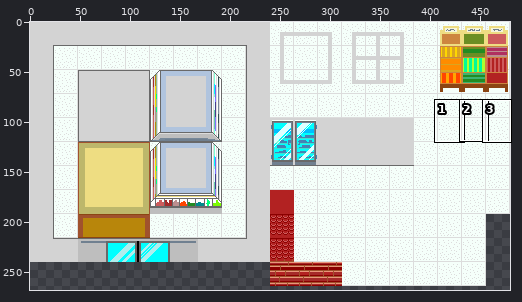
A sprite sheet gets an edit: assets/map.png. Above, an overview of the earlier version with the close-up marked.
Close-up. Before:
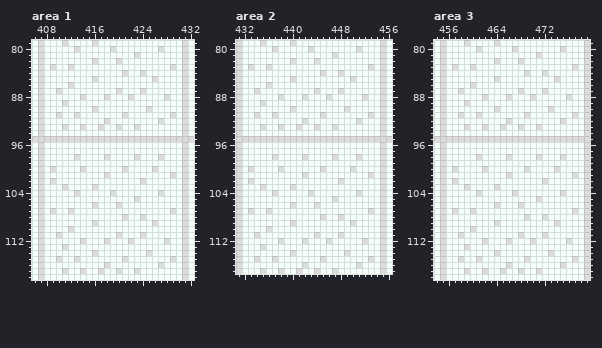
The file is 480x480 pixels. Colours within 5 levels of each other are drawn and written as one. Shown: area 1: x 406..432, y 79..118; area 2: x 431..456, y 79..117; area 3: x 454..479, y 79..118. The wide view leaves out empty margins. The commit also changed other parts of the picture, which this record leaves out.
The result:
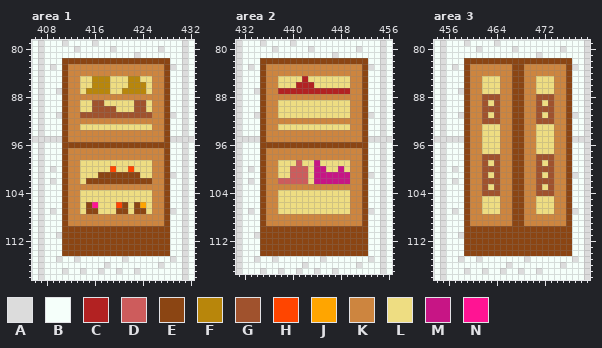
Palette (. is transparent): A #dcdcdc  B #f5fffa  C #b22222  D #cd5c5c  E #8b4513  F #b8860b  G #a0522d  H #ff4500  J #ffa500  K #cd853f  L #eedd82  M #c71585  N #ff1493
Edits made:
Area 1:
y 82: x 411..428 BBBBBABBBABBBBBBBB -> EEEEEEEEEEEEEEEEEE
y 83: x 411..428 BABBBBBBBBBBBBBBBB -> EKKKKKKKKKKKKKKKKE
y 84: x 411..428 BBBBBBBBBBABBABBBB -> EKKKKKKKKKKKKKKKKE
y 85: x 411..428 BBBBBABBBBBBBBBABB -> EKKLLFFFLLLFFLLKKE
y 86: x 411..428 BABBBBBBBBBBBBBBBB -> EKKLLFFFLLLFFFLKKE
y 87: x 411..428 BBBBBBBBBABBBABBBB -> EKKLFFFFLLFFFFLKKE
y 88: x 411..428 BBBABBBABBBABBBBBA -> EKKKKKKKKKKKKKKKKE
y 89: x 411..428 ABBBBBBBBBBBBBBBBB -> EKKLLGGLLLLLGGLKKE
y 90: x 411..428 BBBBBABBBBBBBBABBB -> EKKLLGGGGLLLGGLKKE
y 91: x 411..428 BBABBBBBBBABBBBBBB -> EKKGGGGGGGGGGGGKKE
y 92: x 411..428 BBBBBBBABBBBBBBBAB -> EKKKKKKKKKKKKKKKKE
y 93: x 411..428 ABBABBABBABBABBBBB -> EKKLLLLLLLLLLLLKKE
y 94: x 411..428 BBBBBBBBBBBBBBBBBB -> EKKKKKKKKKKKKKKKKE
y 95: x 411..428 AAAAAAAAAAAAAAAAAA -> EKKKKKKKKKKKKKKKKE
y 96: x 411..428 BBBBBBBBBBBBBBBBBB -> EEEEEEEEEEEEEEEEEE
y 97: x 411..428 BBBBBBBBBBBBBBBBBB -> EKKKKKKKKKKKKKKKKE
y 98: x 411..428 BBABBBBABBBBABBBAB -> EKKKKKKKKKKKKKKKKE
y 99: x 411..428 BBBBBBBBBBBBBBBBBB -> EKKLLLLLLLLLLLLKKE
y 100: x 411..428 BBBABBBBBBABBBBABB -> EKKLLLLLHLLHLLLKKE
y 101: x 411..428 BBBBBBBABBBBBBBBBB -> EKKLLLEEEEEEELLKKE
y 102: x 411..428 BBBBBBBBBBBBBABBBB -> EKKLEEEEEEEEEEEKKE
y 103: x 411..428 ABBBBABBBBBBBBBBBB -> EKKKKKKKKKKKKKKKKE
y 104: x 411..428 BBABBBBBABBBBBBBAB -> EKKLLLLLLLLLLLLKKE
y 105: x 411..428 BBBBBBBBBBBBABBBBB -> EKKLLLLLLLLLLLLKKE
y 106: x 411..428 BBBBBABBBABBBBBBBB -> EKKLENLLLHELEJLKKE
y 107: x 411..428 BABBBBBBBBBBBBBBBB -> EKKLEELLLEELEELKKE
y 108: x 411..428 BBBBBBBBBBABBABBBB -> EKKKKKKKKKKKKKKKKE
y 109: x 411..428 BBBBBABBBBBBBBBABB -> EKKKKKKKKKKKKKKKKE
y 110: x 411..428 BABBBBBBBBBBBBBBBB -> EEEEEEEEEEEEEEEEEE
y 111: x 411..428 BBBBBBBBBABBBABBBB -> EEEEEEEEEEEEEEEEEE
y 112: x 411..428 BBBABBBABBBABBBBBA -> EEEEEEEEEEEEEEEEEE
y 113: x 411..428 ABBBBBBBBBBBBBBBBB -> EEEEEEEEEEEEEEEEEE
y 114: x 411..428 BBBBBABBBBBBBBABBB -> EEEEEEEEEEEEEEEEEE
Area 2:
y 82: x 435..452 BBBBBABBBABBBBBBBB -> EEEEEEEEEEEEEEEEEE
y 83: x 435..452 BABBBBBBBBBBBBBBBB -> EKKKKKKKKKKKKKKKKE
y 84: x 435..452 BBBBBBBBBBABBABBBB -> EKKKKKKKKKKKKKKKKE
y 85: x 435..452 BBBBBABBBBBBBBBABB -> EKKLLLLCLLLLLLLKKE
y 86: x 435..452 BABBBBBBBBBBBBBBBB -> EKKLLLCCCLLLLLLKKE
y 87: x 435..452 BBBBBBBBBABBBABBBB -> EKKCCCCCCCCCCCCKKE
y 88: x 435..452 BBBABBBABBBABBBBBA -> EKKKKKKKKKKKKKKKKE
y 89: x 435..452 ABBBBBBBBBBBBBBBBB -> EKKLLLLLLLLLLLLKKE
y 90: x 435..452 BBBBBABBBBBBBBABBB -> EKKLLLLLLLLLLLLKKE
y 91: x 435..452 BBABBBBBBBABBBBBBB -> EKKLLLLLLLLLLLLKKE
y 92: x 435..452 BBBBBBBABBBBBBBBAB -> EKKKKKKKKKKKKKKKKE
y 93: x 435..452 ABBABBABBABBABBBBB -> EKKLLLLLLLLLLLLKKE
y 94: x 435..452 BBBBBBBBBBBBBBBBBB -> EKKKKKKKKKKKKKKKKE
y 95: x 435..452 AAAAAAAAAAAAAAAAAA -> EKKKKKKKKKKKKKKKKE
y 96: x 435..452 BBBBBBBBBBBBBBBBBB -> EEEEEEEEEEEEEEEEEE
y 97: x 435..452 BBBBBBBBBBBBBBBBBB -> EKKKKKKKKKKKKKKKKE
y 98: x 435..452 BBABBBBABBBBABBBAB -> EKKKKKKKKKKKKKKKKE
y 99: x 435..452 BBBBBBBBBBBBBBBBBB -> EKKLLLDLLMLLLLLKKE
y 100: x 435..452 BBBABBBBBBABBBBABB -> EKKLLDDDLMMLLMLKKE
y 101: x 435..452 BBBBBBBABBBBBBBBBB -> EKKLLDDDLMMMMMMKKE
y 102: x 435..452 BBBBBBBBBBBBBABBBB -> EKKDDDDDLMMMMMMKKE
y 103: x 435..452 ABBBBABBBBBBBBBBBB -> EKKKKKKKKKKKKKKKKE
y 104: x 435..452 BBABBBBBABBBBBBBAB -> EKKLLLLLLLLLLLLKKE
y 105: x 435..452 BBBBBBBBBBBBABBBBB -> EKKLLLLLLLLLLLLKKE
y 106: x 435..452 BBBBBABBBABBBBBBBB -> EKKLLLLLLLLLLLLKKE
y 107: x 435..452 BABBBBBBBBBBBBBBBB -> EKKLLLLLLLLLLLLKKE
y 108: x 435..452 BBBBBBBBBBABBABBBB -> EKKKKKKKKKKKKKKKKE
y 109: x 435..452 BBBBBABBBBBBBBBABB -> EKKKKKKKKKKKKKKKKE
y 110: x 435..452 BABBBBBBBBBBBBBBBB -> EEEEEEEEEEEEEEEEEE
y 111: x 435..452 BBBBBBBBBABBBABBBB -> EEEEEEEEEEEEEEEEEE
y 112: x 435..452 BBBABBBABBBABBBBBA -> EEEEEEEEEEEEEEEEEE
y 113: x 435..452 ABBBBBBBBBBBBBBBBB -> EEEEEEEEEEEEEEEEEE
y 114: x 435..452 BBBBBABBBBBBBBABBB -> EEEEEEEEEEEEEEEEEE
Area 3:
y 82: x 459..476 BBBBBABBBABBBBBBBB -> EEEEEEEEEEEEEEEEEE
y 83: x 459..476 BABBBBBBBBBBBBBBBB -> EKKKKKKKEEKKKKKKKE
y 84: x 459..476 BBBBBBBBBBABBABBBB -> EKKKKKKKEEKKKKKKKE
y 85: x 459..476 BBBBBABBBBBBBBBABB -> EKKLLLKKEEKKLLLKKE
y 86: x 459..476 BABBBBBBBBBBBBBBBB -> EKKLLLKKEEKKLLLKKE
y 87: x 459..476 BBBBBBBBBABBBABBBB -> EKKLLLKKEEKKLLLKKE
y 88: x 459..476 BBBABBBABBBABBBBBA -> EKKGGGKKEEKKGGGKKE
y 89: x 459..476 ABBBBBBBBBBBBBBBBB -> EKKGLGKKEEKKGLGKKE
y 90: x 459..476 BBBBBABBBBBBBBABBB -> EKKGGGKKEEKKGGGKKE
y 91: x 459..476 BBABBBBBBBABBBBBBB -> EKKGLGKKEEKKGLGKKE
y 92: x 459..476 BBBBBBBABBBBBBBBAB -> EKKGGGKKEEKKGGGKKE
y 93: x 459..476 ABBABBABBABBABBBBB -> EKKLLLKKEEKKLLLKKE
y 94: x 459..476 BBBBBBBBBBBBBBBBBB -> EKKLLLKKEEKKLLLKKE
y 95: x 459..476 AAAAAAAAAAAAAAAAAA -> EKKLLLKKEEKKLLLKKE
y 96..97: x 459..476 BBBBBBBBBBBBBBBBBB -> EKKLLLKKEEKKLLLKKE
y 98: x 459..476 BBABBBBABBBBABBBAB -> EKKGGGKKEEKKGGGKKE
y 99: x 459..476 BBBBBBBBBBBBBBBBBB -> EKKGLGKKEEKKGLGKKE
y 100: x 459..476 BBBABBBBBBABBBBABB -> EKKGGGKKEEKKGGGKKE
y 101: x 459..476 BBBBBBBABBBBBBBBBB -> EKKGLGKKEEKKGLGKKE
y 102: x 459..476 BBBBBBBBBBBBBABBBB -> EKKGGGKKEEKKGGGKKE
y 103: x 459..476 ABBBBABBBBBBBBBBBB -> EKKGLGKKEEKKGLGKKE
y 104: x 459..476 BBABBBBBABBBBBBBAB -> EKKGGGKKEEKKGGGKKE
y 105: x 459..476 BBBBBBBBBBBBABBBBB -> EKKLLLKKEEKKLLLKKE
y 106: x 459..476 BBBBBABBBABBBBBBBB -> EKKLLLKKEEKKLLLKKE
y 107: x 459..476 BABBBBBBBBBBBBBBBB -> EKKLLLKKEEKKLLLKKE
y 108: x 459..476 BBBBBBBBBBABBABBBB -> EKKKKKKKEEKKKKKKKE
y 109: x 459..476 BBBBBABBBBBBBBBABB -> EKKKKKKKEEKKKKKKKE
y 110: x 459..476 BABBBBBBBBBBBBBBBB -> EEEEEEEEEEEEEEEEEE
y 111: x 459..476 BBBBBBBBBABBBABBBB -> EEEEEEEEEEEEEEEEEE
y 112: x 459..476 BBBABBBABBBABBBBBA -> EEEEEEEEEEEEEEEEEE
y 113: x 459..476 ABBBBBBBBBBBBBBBBB -> EEEEEEEEEEEEEEEEEE
y 114: x 459..476 BBBBBABBBBBBBBABBB -> EEEEEEEEEEEEEEEEEE
